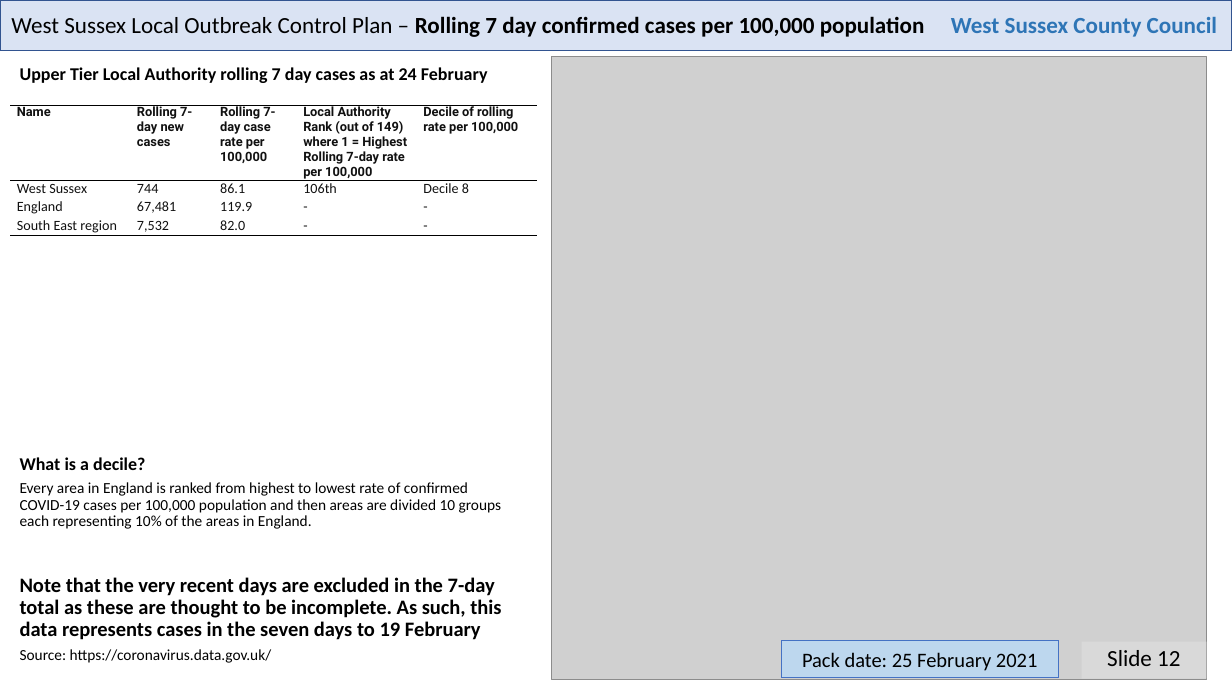
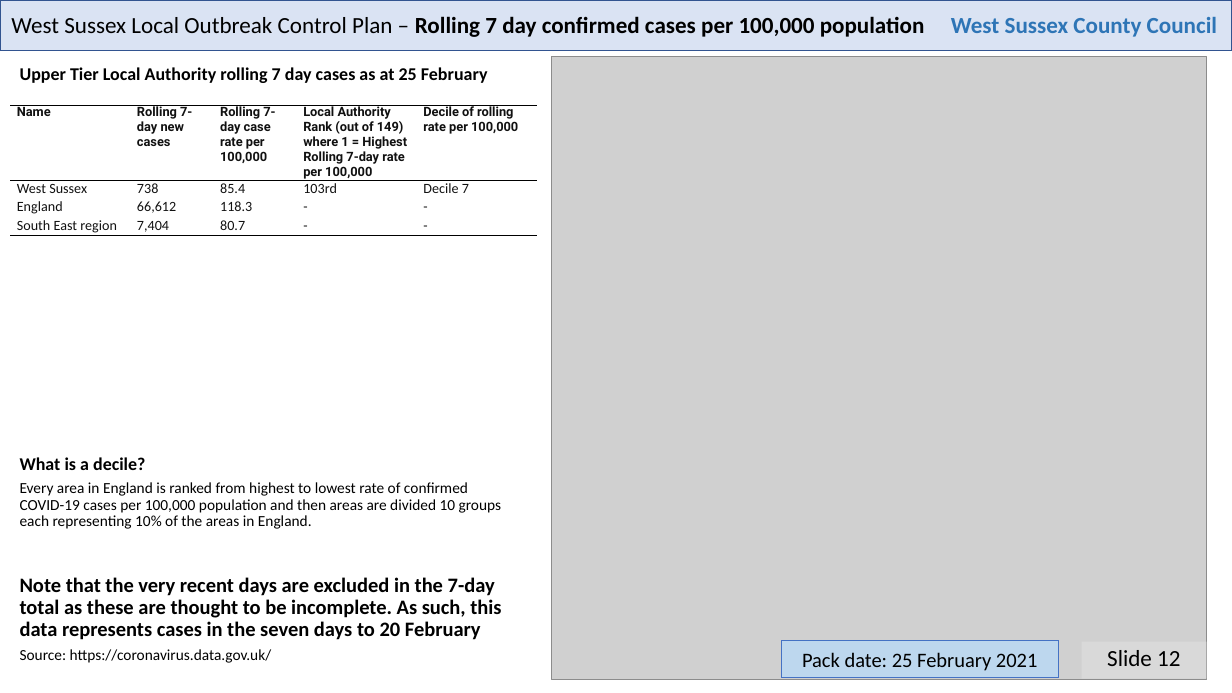
Before and after one commit to psychty/wsx_covid_datapack_public, a slide deck: slide 12 of Latest_West_Sussex_C19_slide_deck.pptx. Drawn at 1232x693 pixels with LibreOffice and Linux fonts; fonts in the diff are those of the drawing; grey boxes stand for pictures. Boxes give left, top, right and bottom in pixels: in the first picture for what was removed or moved away, otherwise in the second. Text is boxed around its words. In the diff, an @@ line names an element or a change of style, - is before the commit and + after.

```diff
--- a/Latest_West_Sussex_C19_slide_deck.pptx
+++ b/Latest_West_Sussex_C19_slide_deck.pptx
@@ text at bbox=[20, 67, 488, 83]: text changed @@
-Upper Tier Local Authority rolling 7 day cases as at 24 February
+Upper Tier Local Authority rolling 7 day cases as at 25 February
@@ table at bbox=[10, 105, 537, 361] @@
-row 2: West Sussex | 744 | 86.1 | 106th | Decile 8
+row 2: West Sussex | 738 | 85.4 | 103rd | Decile 7
-row 3, column 2: 67,481
+row 3, column 2: 66,612
-row 3, column 3: 119.9
+row 3, column 3: 118.3
-row 4, column 2: 7,532
+row 4, column 2: 7,404
-row 4, column 3: 82.0
+row 4, column 3: 80.7
@@ text at bbox=[20, 577, 501, 640]: text changed @@
-Note that the very recent days are excluded in the 7-day total as these are thought to be incomplete. As such, this data represents cases in the seven days to 19 February
+Note that the very recent days are excluded in the 7-day total as these are thought to be incomplete. As such, this data represents cases in the seven days to 20 February
```
Also in this commit, not shown: 3 other slides changed, 55 other files.
